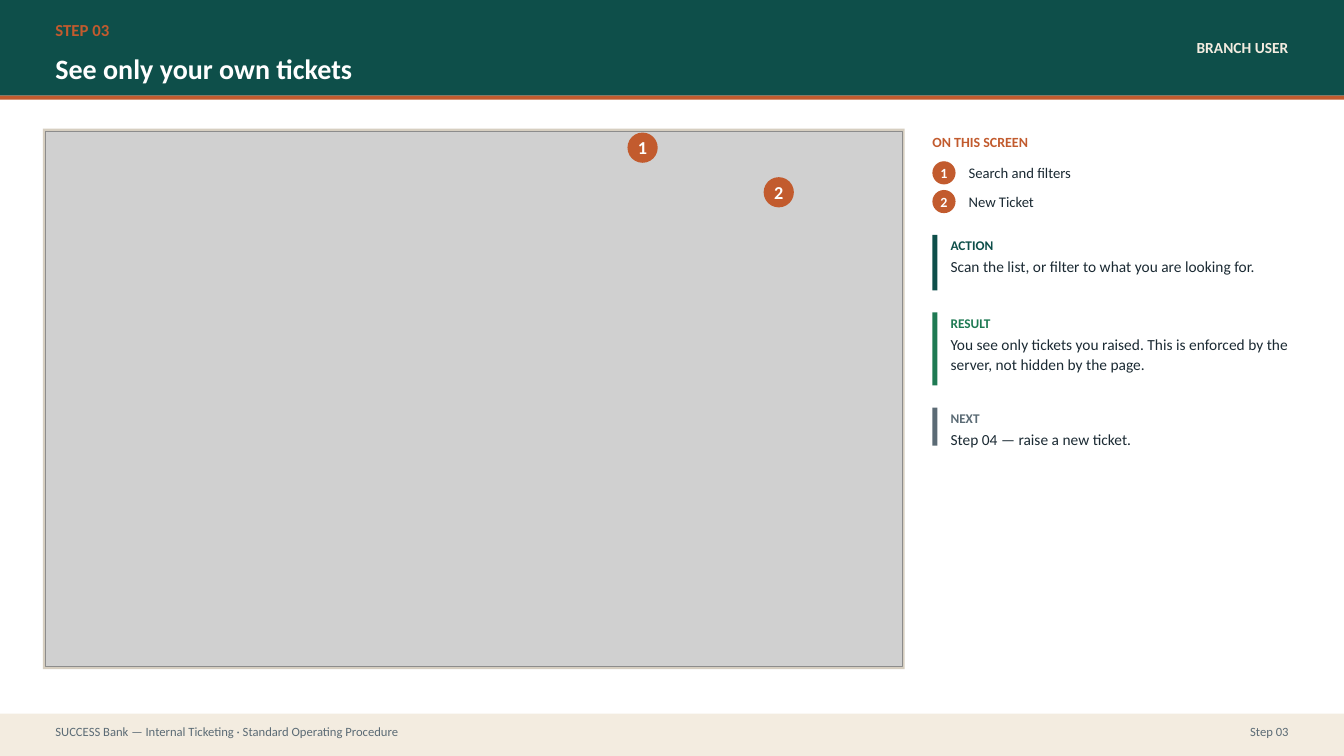
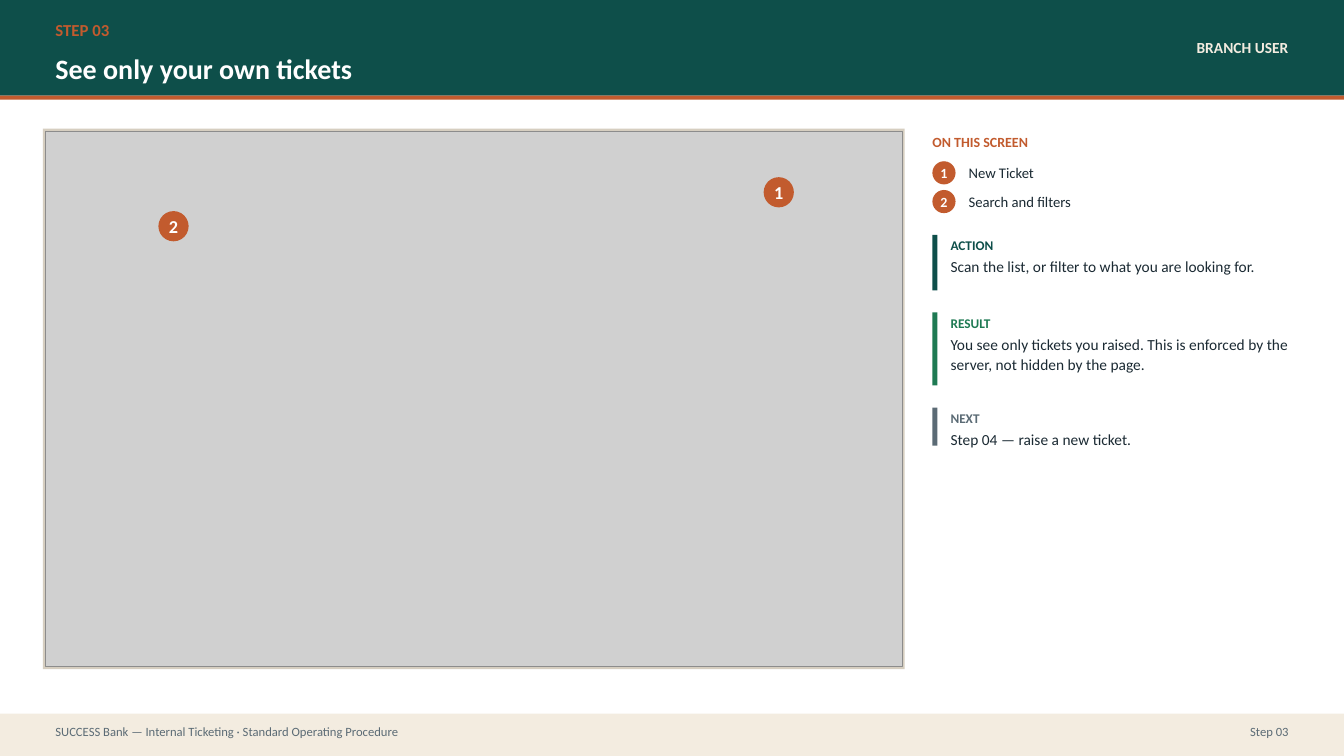
Before and after one commit to prajwal-patil-hub/Internal-Banking-Ticketing-System, a slide deck: slide 14 of docs/sop/SUCCESS-Bank-Ticketing-SOP.pptx. Drawn at 1344x756 pixels with LibreOffice and Linux fonts; fonts in the diff are those of the drawing; grey boxes stand for pictures. Boxes give left, top, right and bottom in pixels: in the first picture for what was removed or moved away, otherwise in the second. Text is boxed around its words. In the diff, an @@ line names an element or a change of style, - is before the commit and + after.

```diff
--- a/docs/sop/SUCCESS-Bank-Ticketing-SOP.pptx
+++ b/docs/sop/SUCCESS-Bank-Ticketing-SOP.pptx
@@ ellipse "1": place and size @@
-ellipse "1" at box(628, 133, 658, 163)
+ellipse "1" at box(764, 177, 795, 208)
@@ text "New Ticket": place and size @@
-text "New Ticket" at box(969, 197, 1034, 207)
+text "New Ticket" at box(969, 168, 1034, 178)
@@ text "Search and filters": place and size @@
-text "Search and filters" at box(969, 167, 1071, 178)
+text "Search and filters" at box(969, 196, 1071, 207)
@@ ellipse "2": place and size @@
-ellipse "2" at box(764, 177, 795, 208)
+ellipse "2" at box(158, 211, 189, 241)
```
Also in this commit, not shown: 12 other slides changed, 32 other files.
